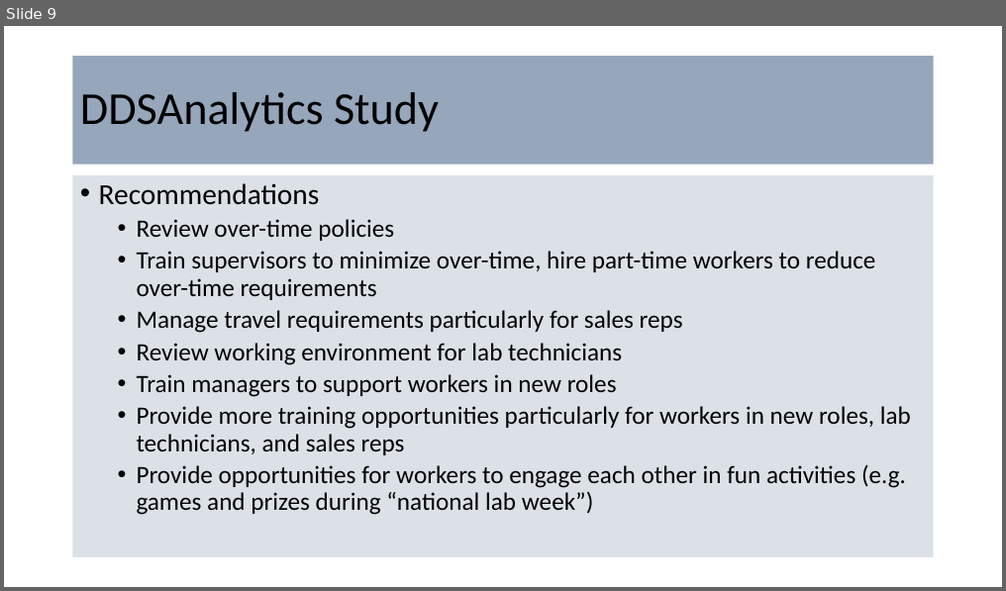
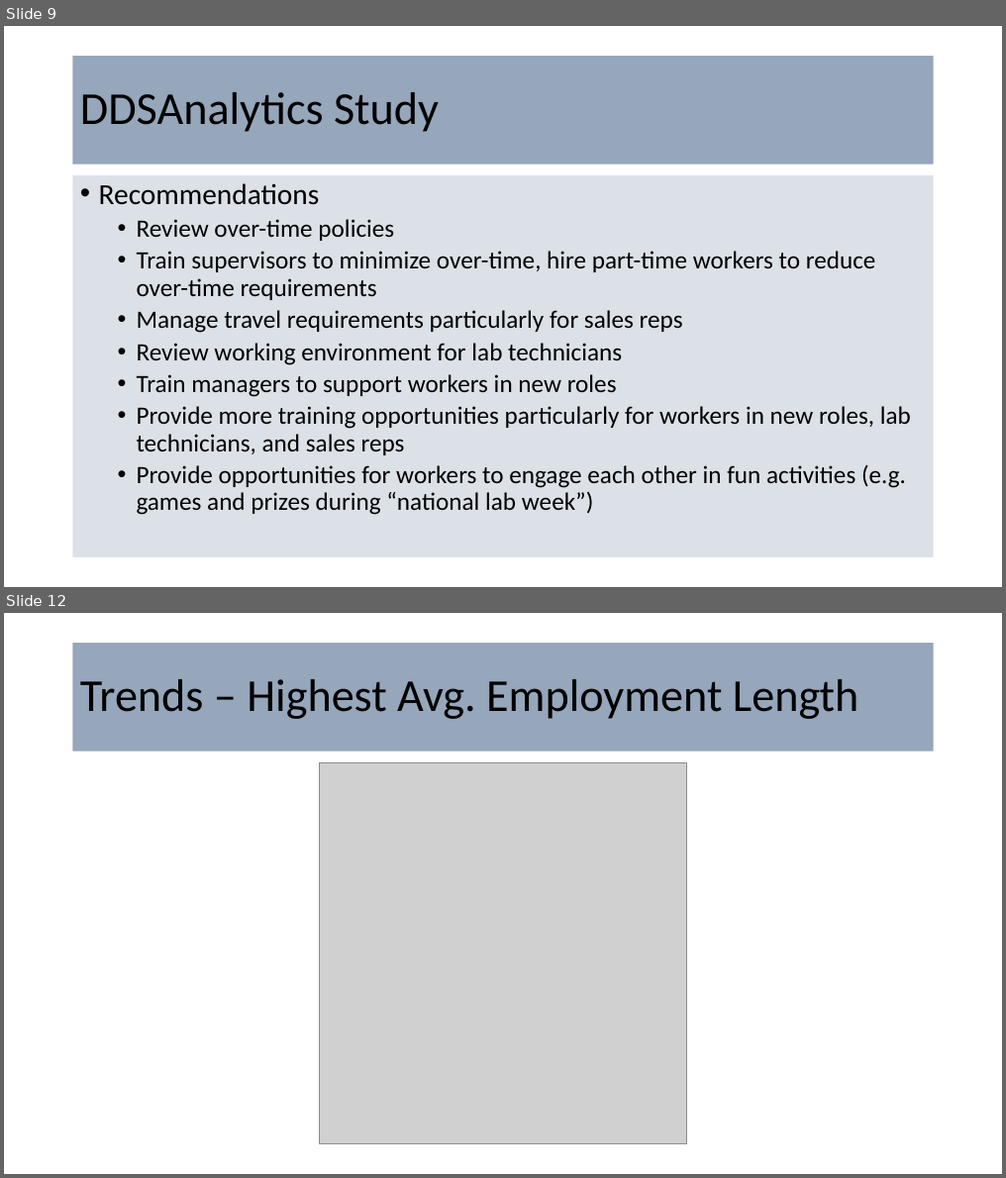
Before and after one commit to holdwork/CaseStudy_2, a slide deck: CaseStudy2V2.pptx. Shown one above the other, each under a label of ours: slide 9 before the commit, slides 9 and 12 after it; the slides between them are not shown. The pictures are 1006x591 and 1006x1178 pixels, drawn with LibreOffice and Linux fonts; fonts in the diff are those of the drawing; grey boxes stand for pictures; background and template pictures are left out. Boxes give left, top, right and bottom in pixels: in the first picture for what was removed or moved away, otherwise in the second. Text is boxed around its words. In the diff, an @@ line names an element or a change of style, - is before the commit and + after.

Commit message:
added trends analysis

```diff
--- a/CaseStudy2V2.pptx
+++ b/CaseStudy2V2.pptx
@@ slide 12 added at (4,613,1002,1174), background picture (left out) @@
@@ title added at (73,643,934,752), fill #8497B0 at 85% opacity, 44 pt, text #000000 @@
+Trends – Highest Avg. Employment Length
@@ picture added at (319,762,687,1145) @@
```
Also in this commit, not shown: 6 other slides added.
